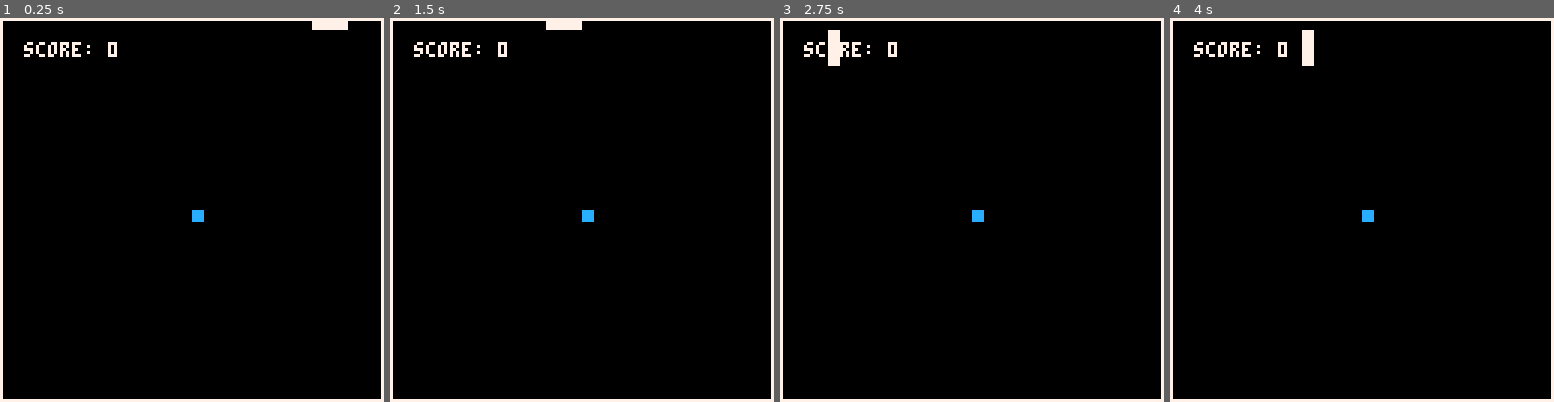
Above: before the commit, frames 1-4 (left to right).
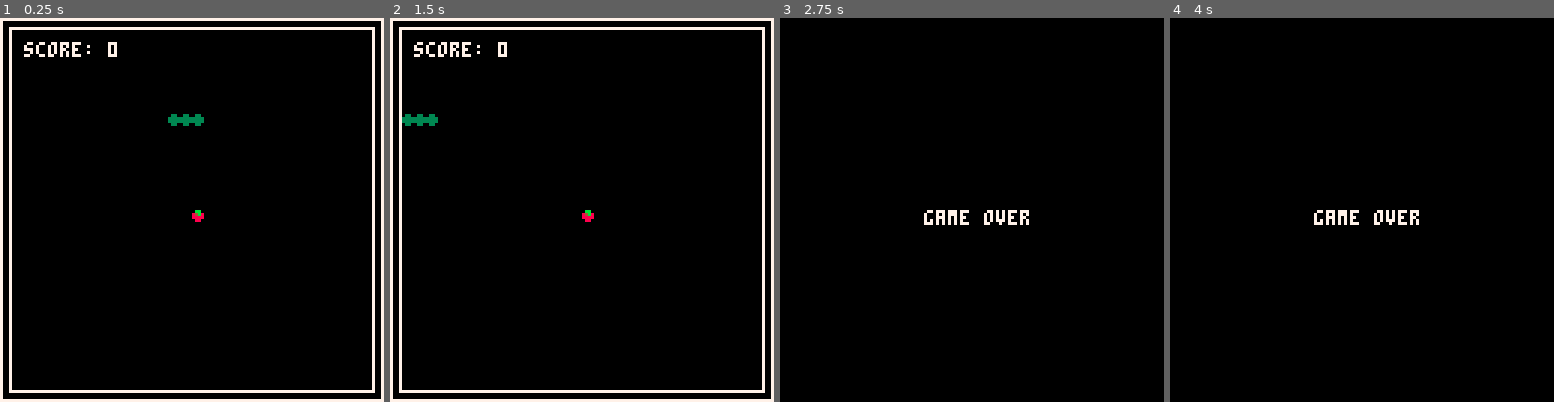
Above: after the commit, the same moments.

Repository: luiseel/snake
Game: PICO-8 cartridge main.p8
Two runs of this game, one before a commit and one after it. Both use one fixed random seed, a clock stepped at 60 frames per second and the inputs below.
Inputs:
- Up to frame 1 (0.25 s): no input
- Up to frame 2 (1.5 s): no input
- Up to frame 3 (2.75 s): hold Left 1.97-2.37 s; hold Down from 2.42 s (still down)
- Up to frame 4 (4 s): release Down at 2.82 s; hold Right 2.87-3.53 s; hold Up from 3.58 s (still down)

The runs differ from the first frame. In frame 1, 3.3% of the frame differs, in the area x 2-98%, y 0-98%; in frame 2, 3.3%; in frame 3, 4.3%; in frame 4, 4.4%, in the area x 0-100%, y 0-100%.

Commit message:
Improve gameplay area and gfx

Diff:
--- a/main.p8
+++ b/main.p8
@@ -2,8 +2,8 @@
 version 42
 __lua__
 size = 4
-sx = 112
-sy = 0
+sx = 16 * size
+sy = 8 * size
 
 frame_counter = 0
 move_delay = 3
@@ -48,21 +48,27 @@
 end
 
 function every(table, func)
-	local result = false
 	for i = 1, #table do
-		result = result and func(table[i])
+		if not func(table[i]) then
+			return false
+		end
 	end
-	return result
+	return true
 end
 
 function spawn_food()
-	local x, y = flr(rnd(32)) * size, flr(rnd(32)) * size
-	local is_properly_spawn = true
+	local x = flr(rnd(31))
+	local y = flr(rnd(31))
+	if x == 0 then x += size end
+	if y == 0 then y += size end
+	x *= size
+	y *= size
+	local do_not_collide = true
 	repeat
-		is_properly_spawn = every(snake.parts, function (part)
+		do_not_collide = every(snake.parts, function (part)
 			return part.x == x and part.y == y
 		end)
-	until not is_properly_spawn
+	until not do_not_collide
 	food.x = x
 	food.y = y
 end
@@ -115,7 +121,7 @@
 
 		local head = snake.parts[1]
 
-		if head.x < 0 or head.x > 127 or head.y < 0 or head.y > 127 then
+		if head.x < size or head.x > 127 - size or head.y < size or head.y > 127 - size then
 			game_over = true
 		end
 
@@ -155,6 +161,13 @@
 		line(0, 0, 0, 127, 7)
 		line(0, 127, 127, 127, 7)
 		line(127, 0, 127, 127, 7)
+
+		local offset = size - 1
+		line(offset, offset, 127 - offset, offset, 7)
+		line(offset, offset, offset, 127 - offset, 7)
+		line(offset, 127 - offset, 127 - offset, 127 - offset, 7)
+		line(127 - offset, offset, 127 - offset, 127 - offset, 7)
+
 		sspr(18, 2, 4, 4, food.x, food.y)
 		for i = 1, #snake.parts do
 			local part = snake.parts[i]
@@ -166,10 +179,10 @@
 __gfx__
 00000000000000000000000000000000000000000000000000000000000000000000000000000000000000000000000000000000000000000000000000000000
 00000000000000000000000000000000000000000000000000000000000000000000000000000000000000000000000000000000000000000000000000000000
-007007000077770000cccc0000000000000000000000000000000000000000000000000000000000000000000000000000000000000000000000000000000000
-000770000077770000cccc0000000000000000000000000000000000000000000000000000000000000000000000000000000000000000000000000000000000
-000770000077770000cccc0000000000000000000000000000000000000000000000000000000000000000000000000000000000000000000000000000000000
-007007000077770000cccc0000000000000000000000000000000000000000000000000000000000000000000000000000000000000000000000000000000000
+0070070000033000000bb00000363000000000000000000000000000000000000000000000000000000000000000000000000000000000000000000000000000
+00077000003333000084b80008b33300000000000000000000000000000000000000000000000000000000000000000000000000000000000000000000000000
+00077000003333000088880000b33300000000000000000000000000000000000000000000000000000000000000000000000000000000000000000000000000
+00700700000330000008800000363000000000000000000000000000000000000000000000000000000000000000000000000000000000000000000000000000
 
 
 
